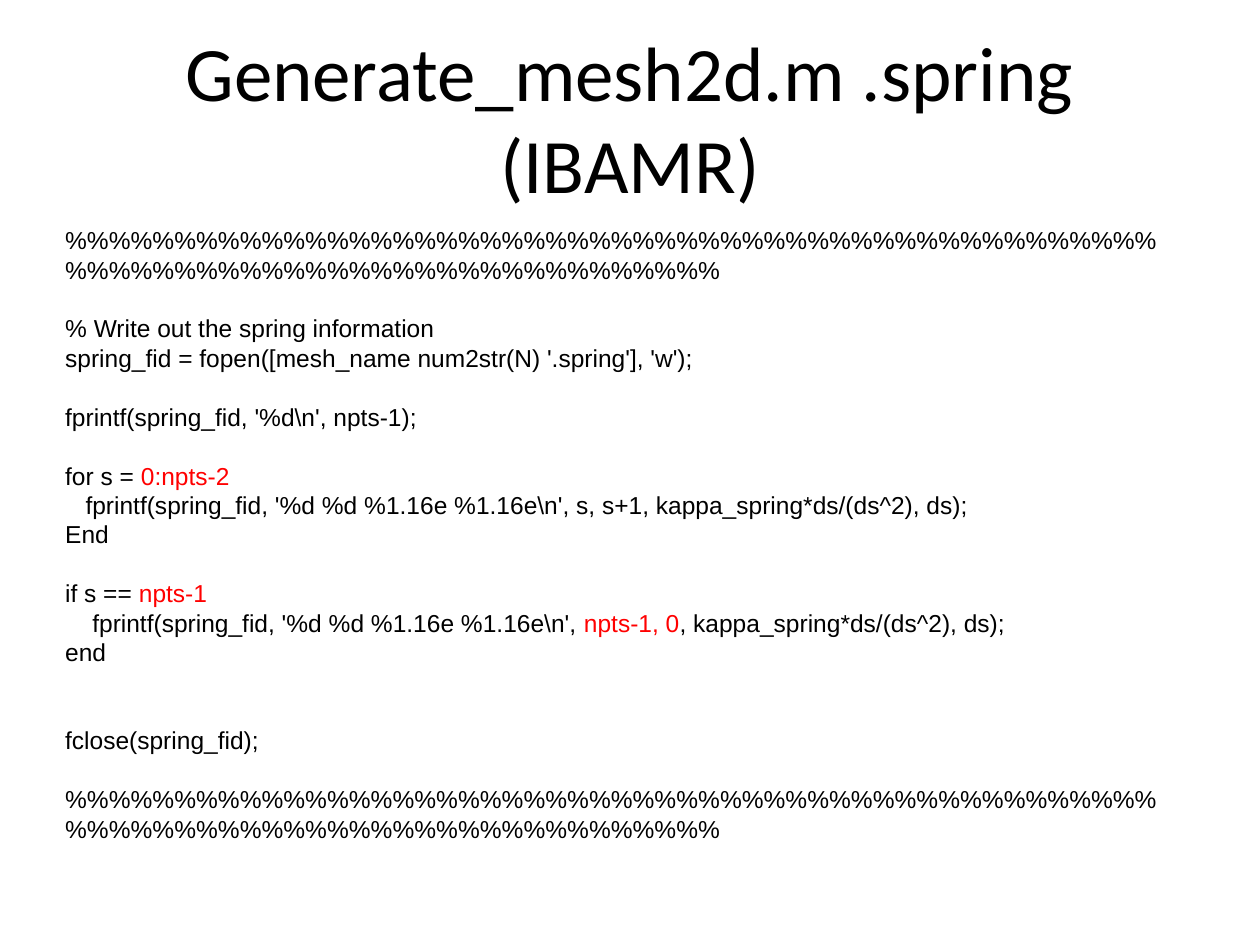
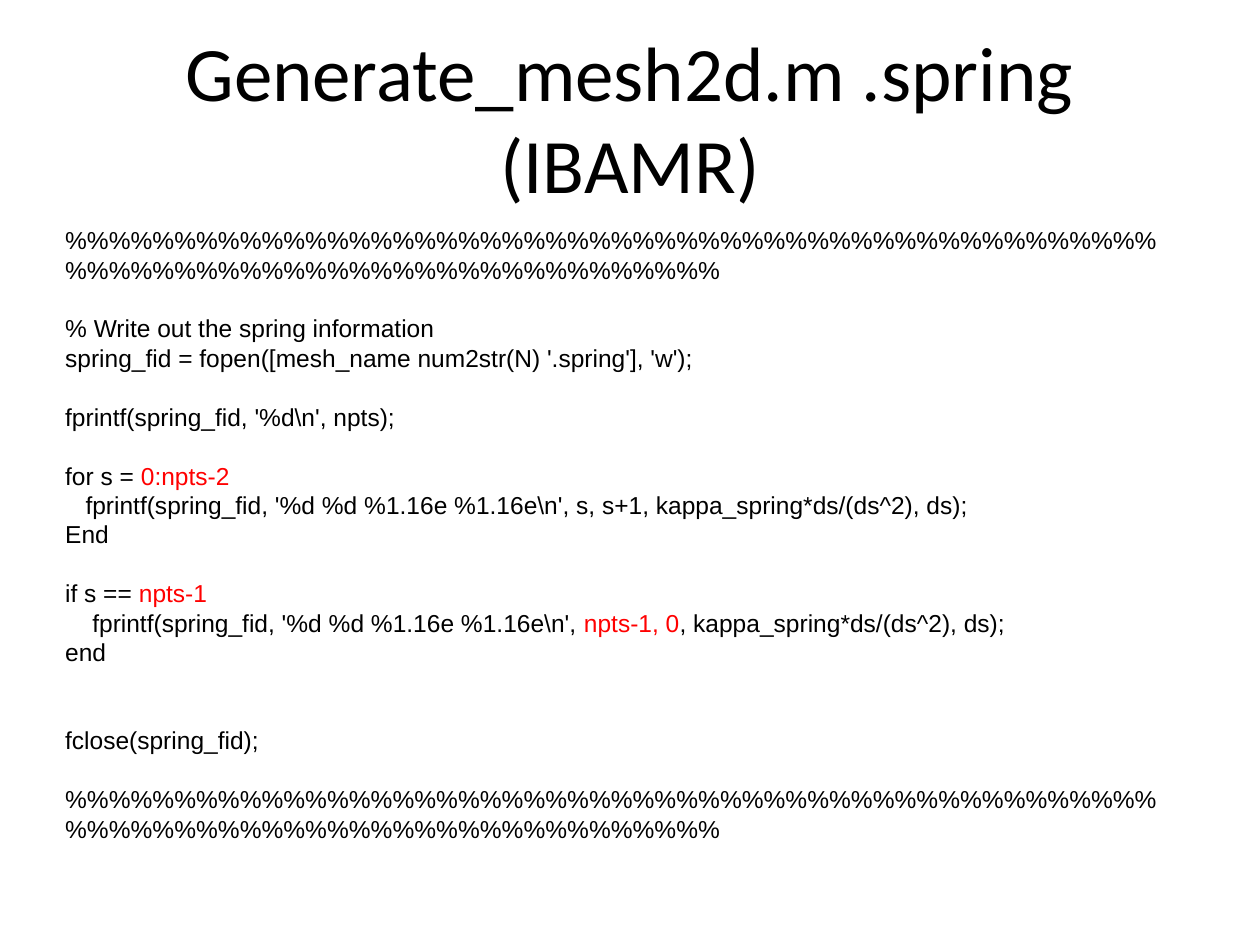
Before and after one commit to fairyflies9/IBAMR-Tutorials, a slide deck: slide 23 of UA Tutorials/Lecture2-InputFiles-Ib2d-IBAMR.pptx. Drawn at 1260x945 pixels with LibreOffice and Linux fonts; fonts in the diff are those of the drawing. Boxes give left, top, right and bottom in pixels: in the first picture for what was removed or moved away, otherwise in the second. Text is boxed around its words. In the diff, an @@ line names an element or a change of style, - is before the commit and + after.

```diff
--- a/UA Tutorials/Lecture2-InputFiles-Ib2d-IBAMR.pptx
+++ b/UA Tutorials/Lecture2-InputFiles-Ib2d-IBAMR.pptx
@@ text at bbox=[65, 408, 394, 431]: text changed @@
-fprintf(spring_fid, '%d\n', npts-1);
+fprintf(spring_fid, '%d\n', npts);
```
Also in this commit, not shown: 3 other slides changed.
